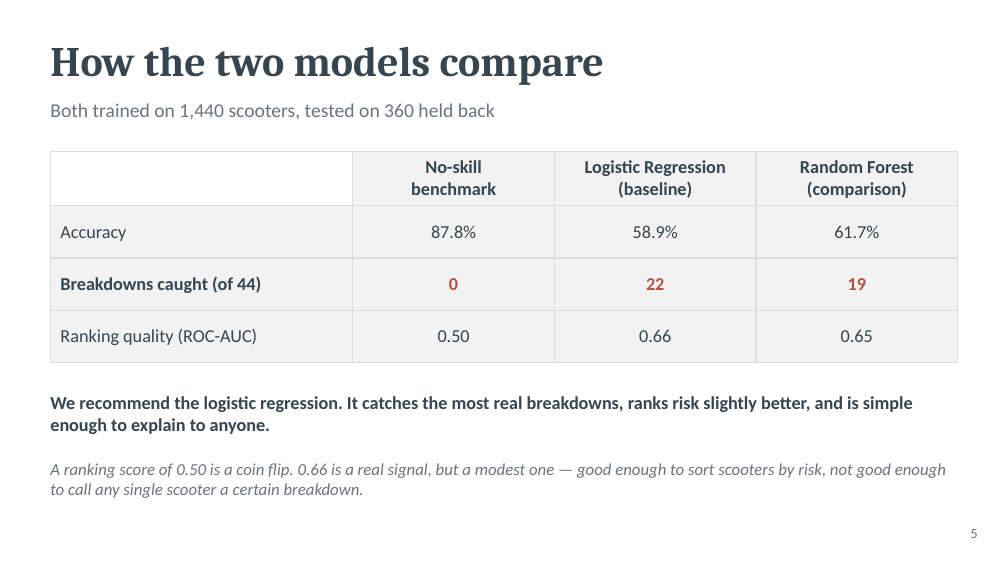
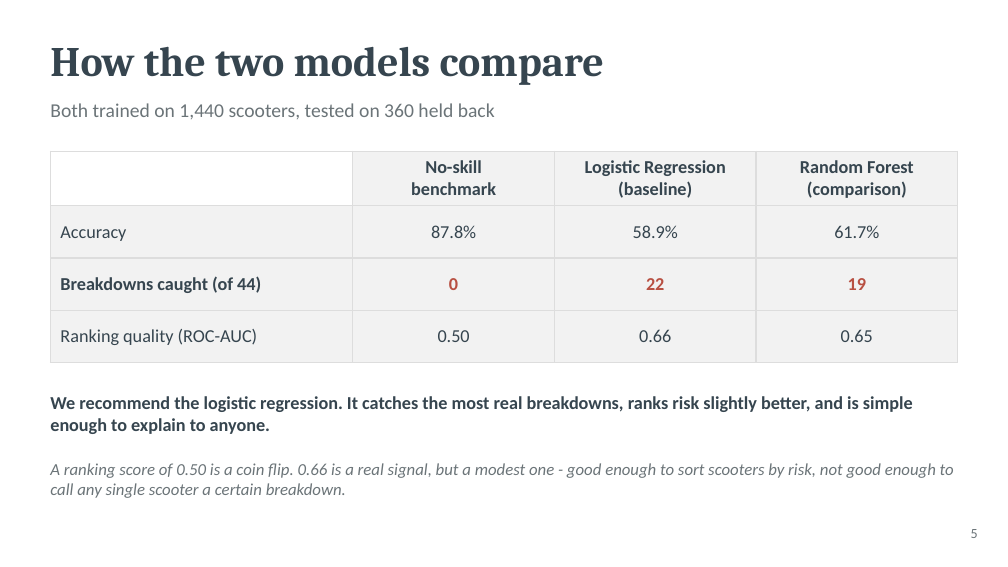
Before and after one commit to nikhilbansal034/pythontutedude, a slide deck: slide 5 of datacamp project/scooter_reliability_presentation.pptx. Drawn at 1008x567 pixels with LibreOffice and Linux fonts; fonts in the diff are those of the drawing. Boxes give left, top, right and bottom in pixels: in the first picture for what was removed or moved away, otherwise in the second. Text is boxed around its words. In the diff, an @@ line names an element or a change of style, - is before the commit and + after.

```diff
--- a/datacamp project/scooter_reliability_presentation.pptx
+++ b/datacamp project/scooter_reliability_presentation.pptx
@@ text at box(50, 463, 954, 498): text changed @@
-A ranking score of 0.50 is a coin flip. 0.66 is a real signal, but a modest one — good enough to sort scooters by risk, not good enough to call any single scooter a certain breakdown.
+A ranking score of 0.50 is a coin flip. 0.66 is a real signal, but a modest one - good enough to sort scooters by risk, not good enough to call any single scooter a certain breakdown.
```
Also in this commit, not shown: 6 other slides changed, 1 slide removed.
